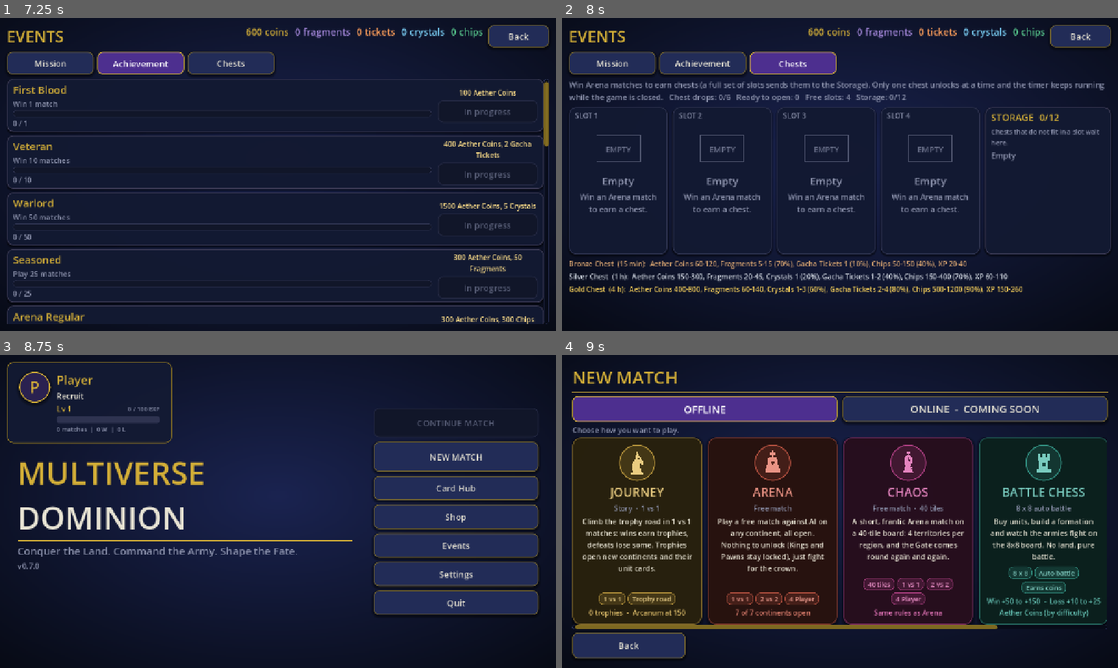
Above: before the commit, frames 1-4 (two rows, left to right).
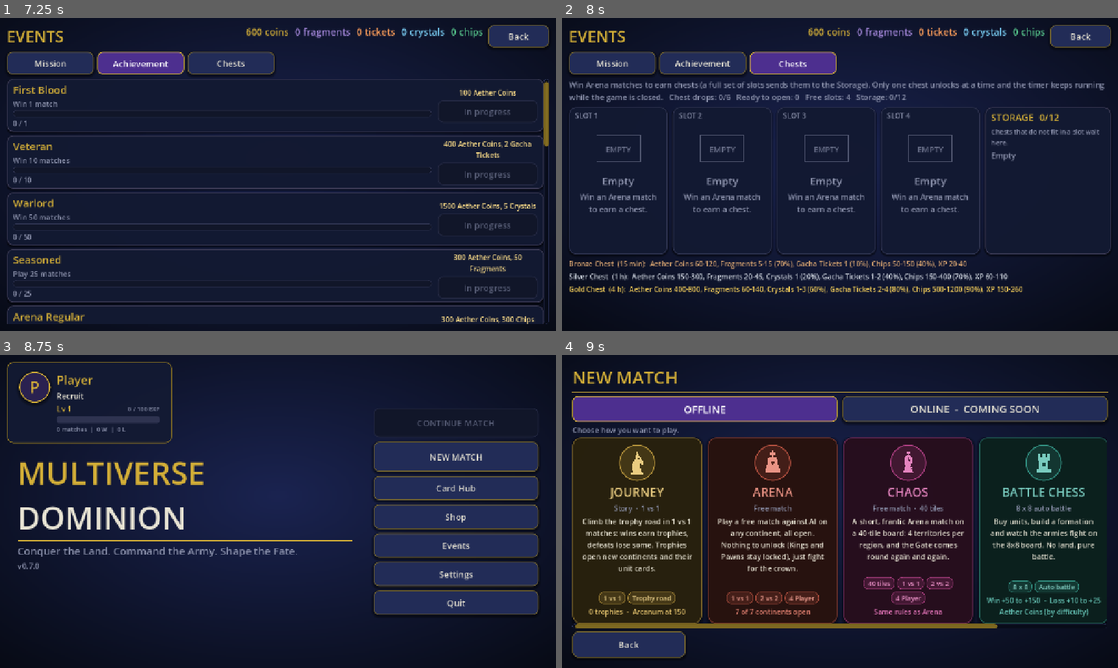
Above: after the commit, the same moments.

Repository: regi4nt/MultiverseDominion
Game: Godot game, scene res://scenes/main_menu/main_menu.tscn
The game is run twice, just before and just after one commit, with the same random seed, the same clock (stepped at 60 frames per second) and the same inputs.
Inputs:
- Up to frame 1 (7.25 s): click "Events" at 0.5 s; click "Chests" at 1.25 s; click "Mission" at 2 s; click "Achievement" at 2.75 s; click "Mission" at 3.5 s; click "Achievement" at 4.25 s; click "Chests" at 5 s; click "Mission" at 5.75 s; click "Achievement" at 6.5 s
- Up to frame 2 (8 s): click "Chests" at 7.25 s
- Up to frame 3 (8.75 s): click "Back" at 8 s
- Up to frame 4 (9 s): click "NEW MATCH" at 8.75 s

Frames 1-3 are identical in both runs. In frame 4, 3.1% of the frame differs, in the area x 1-98%, y 67-98%.

Commit message:
up

Diff:
--- a/scripts/ui/match_setup.gd
+++ b/scripts/ui/match_setup.gd
@@ -217,7 +217,7 @@
 			"chips": ["40 tiles", "1 vs 1", "2 vs 2", "4 Player"], "status": "Same rules as Arena"},
 		{"id": "battle_chess", "icon": "rook", "title": "BATTLE CHESS", "sub": "8 x 8 auto battle",
 			"desc": "Buy units, build a formation and watch the armies fight on the 8x8 board. No land, pure battle.",
-			"chips": ["8 x 8", "Auto battle", "Earns coins"],
+			"chips": ["8 x 8", "Auto battle"],  # the status line below already says it earns Aether Coins; a third chip wrapped the row and pushed the hub past 720 px
 			"status": "Win +%d to +%d  -  Loss +%d to +%d Aether Coins (by difficulty)" % [ShopSystem.PRACTICE_WIN_BY_DIFF["easy"], ShopSystem.PRACTICE_WIN_BY_DIFF["hard"], ShopSystem.PRACTICE_LOSS_BY_DIFF["easy"], ShopSystem.PRACTICE_LOSS_BY_DIFF["hard"]]},
 		{"id": "tutorial", "icon": "pawn", "title": "TUTORIAL", "sub": "10 rounds  ·  1 vs 1",
 			"desc": "A guided match against a normal AI that explains dice, land, tax and duels as you meet them.",
--- a/tests/chest_test.gd
+++ b/tests/chest_test.gd
@@ -15,6 +15,11 @@
 
 func _ready() -> void:
 	var saved: Dictionary = SaveManager.data.duplicate(true)
+	var xp_mid := 0  # the profile comes from the save on disk (left over from other tests): park it in the middle of a level so chest/match XP never triggers a level-up (extra coins, extra chest)
+	for l in range(1, 20):
+		xp_mid += XpSystem.need_for(l)
+	xp_mid += XpSystem.need_for(20) / 2
+	SaveManager.data["profile"]["xp"] = xp_mid
 	ChestSystem.time_offset = 0
 	SaveManager.data["chests"] = {"slots": [null, null, null, null], "opened": 0}
 	SaveManager.data["wallet"] = {"coins": 0, "fragments": 0, "tickets": 0, "crystals": 0, "chips": 0}
@@ -74,7 +79,7 @@
 	var full := ChestSystem.award_grade("gold")
 	check(full["status"] == "full" and SaveManager.coins() == int(full["coins"]) and int(full["coins"]) > 0, "slots and Storage full: the chest becomes coins")
 	SaveManager.data["wallet"]["coins"] = 0
-	var freed := ChestSystem.slots()[3]
+	var freed = ChestSystem.slots()[3]  # Variant: a slot is a chest Dictionary or null
 	ChestSystem.slots()[3] = null
 	check(ChestSystem.move_to_slot(0) == "" and ChestSystem.grade_at(3) == "gold" and ChestSystem.state(3) == "locked" and ChestSystem.storage_count() == ChestSystem.STORAGE_CAPACITY - 1, "a stored chest moves into a free slot, waiting")
 	check(ChestSystem.move_to_slot(99) != "", "bad Storage index is refused")
@@ -98,6 +103,8 @@
 	ChestSystem.time_offset = 0
 	SaveManager.data["chests"] = {"slots": [null, null, null, null], "opened": 0, "storage": []}
 	SaveManager.data["wallet"]["coins"] = 0
+	for g in ["silver", "bronze", "gold", "bronze"]:  # the timer tests below expect slot 0 silver, slot 1 bronze, slot 2 gold
+		ChestSystem.award_grade(g)
 
 	# --- timer
 	check(ChestSystem.open(0)["ok"] == false, "a waiting chest cannot be opened")
@@ -122,6 +129,7 @@
 	check(ChestSystem.state(0) == "ready" and ChestSystem.state(1) == "ready" and ChestSystem.state(2) == "locked", "chests survive save and load")
 
 	# --- opening
+	SaveManager.data["profile"]["xp"] = xp_mid
 	var coins0 := SaveManager.coins()
 	var frag0 := SaveManager.fragments()
 	var xp0 := SaveManager.profile_xp()
@@ -175,6 +183,7 @@
 	var saved_slots: Array = ChestSystem.slots().duplicate(true)
 	for scenario in [["arena_win", "arena", 0, 1], ["arena_loss", "arena", 1, 0], ["journey_win", "journey", 0, 0]]:
 		SaveManager.data["chests"] = {"slots": [null, null, null, null], "opened": 0}
+		SaveManager.data["profile"]["xp"] = xp_mid
 		GameSession.category = scenario[1]
 		GameSession.mode = "custom_ai"
 		GameSession.ai_count = 1
@@ -206,9 +215,9 @@
 	await get_tree().process_frame
 	var found := false
 	for b in menu.find_children("*", "Button", true, false):
-		if (b as Button).text.begins_with("Chests") and (b as Button).text.contains("ready"):
+		if (b as Button).text.begins_with("Events") and (b as Button).text.contains("to claim"):  # chests live in the Events screen: its badge counts ready chests
 			found = true
-	check(found, "main menu has a Chests button that shows ready chests")
+	check(found, "main menu Events button badge counts ready chests")
 	menu.queue_free()
 
 	ChestSystem.time_offset = 0
--- a/tests/duel_test.gd
+++ b/tests/duel_test.gd
@@ -185,7 +185,7 @@
 	c.state = MatchController.State.ROLLED
 	p.gold = 50
 	p.life = 2
-	var debt := 400
+	var debt := 100  # more than the 50 G in hand, but within reach once both lands are sold
 	c._pay_or_ask(p, debt, -1, "test")
 	check(String(c.pending.get("type", "")) == "debt" and c.state == MatchController.State.AWAIT_DECISION, "a human who cannot pay is asked first (no automatic sale)")
 	check(lands[0].owner_id == 0 and lands[1].owner_id == 0 and p.gold == 50, "nothing is sold until the player chooses")
@@ -201,6 +201,7 @@
 	c.decide("sell_%d" % lands[1].index)
 	var life := p.life
 	var hp := c.heal_price_for(p)
+	p.gold = maxi(p.gold, hp + debt)  # land prices vary: make sure the Life purchase below is always exercised
 	if p.life < p.max_life and p.gold >= hp + debt:
 		c.decide("heal")
 		check(p.life == life + 1 and p.gold >= debt, "a Life can be bought with the money raised")
--- a/tests/shop_test.gd
+++ b/tests/shop_test.gd
@@ -146,9 +146,11 @@
 	# --- match rewards
 	SaveManager.data["wallet"]["coins"] = 0
 	SaveManager.record_match(true, 10, 100, "")
-	check(SaveManager.coins() == ShopSystem.WIN_REWARD and SaveManager.last_reward == ShopSystem.WIN_REWARD, "a victory pays %d coins" % ShopSystem.WIN_REWARD)
+	var level_bonus := SaveManager.last_level_coins  # a level-up in the same match pays extra coins on top of the reward
+	check(SaveManager.coins() - level_bonus == ShopSystem.WIN_REWARD and SaveManager.last_reward == ShopSystem.WIN_REWARD, "a victory pays %d coins" % ShopSystem.WIN_REWARD)
 	SaveManager.record_match(false, 10, 100, "")
-	check(SaveManager.coins() == ShopSystem.WIN_REWARD + ShopSystem.LOSS_REWARD, "a defeat pays %d coins" % ShopSystem.LOSS_REWARD)
+	level_bonus += SaveManager.last_level_coins
+	check(SaveManager.coins() - level_bonus == ShopSystem.WIN_REWARD + ShopSystem.LOSS_REWARD and SaveManager.last_reward == ShopSystem.LOSS_REWARD, "a defeat pays %d coins" % ShopSystem.LOSS_REWARD)
 
 	# --- rewards by difficulty (easy < normal < hard)
 	for d in ["easy", "normal", "hard"]:
